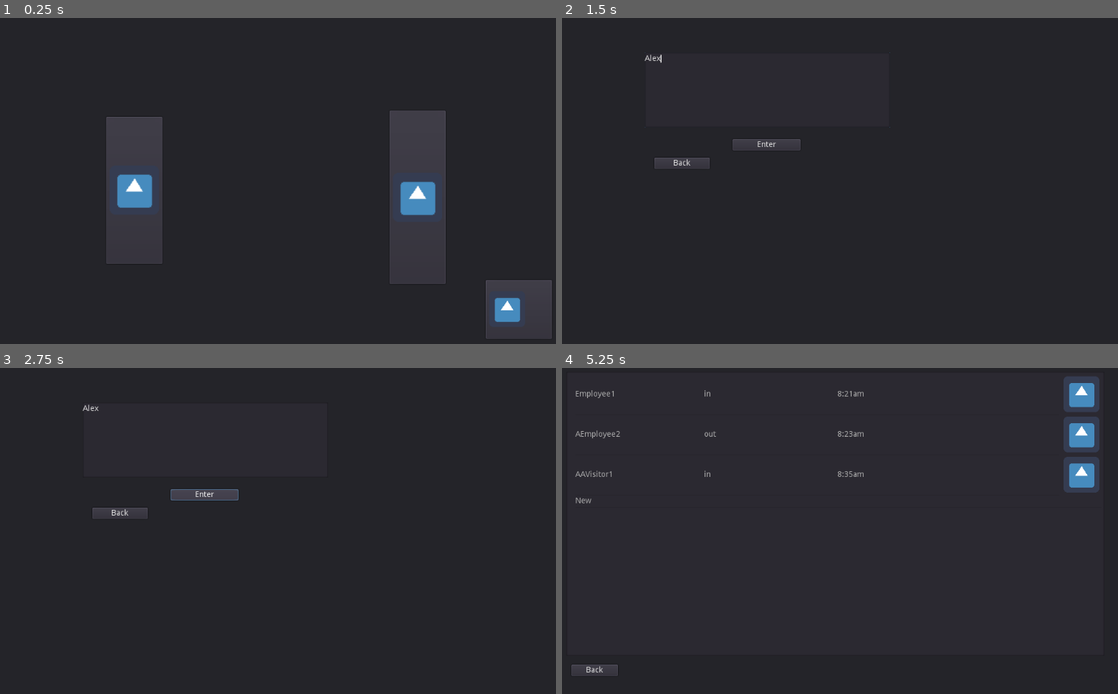
Above: before the commit, frames 1-4 (two rows, left to right).
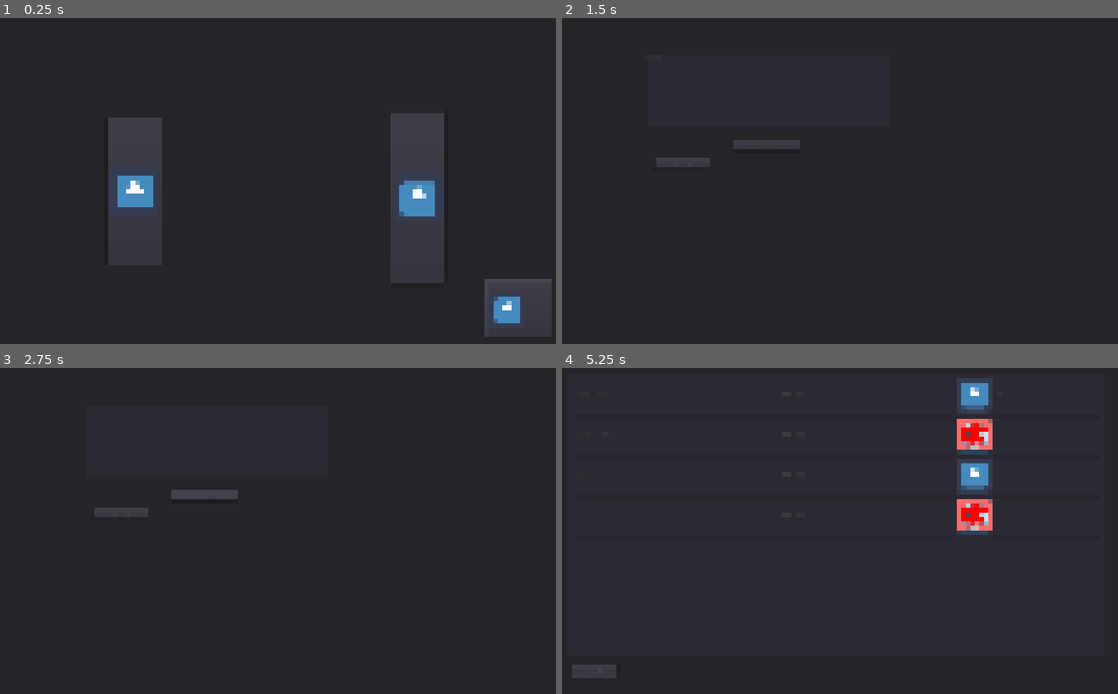
Above: after the commit, the same moments.

Repository: DevelopedAphid/WriggleIn
Game: Godot game, scene res://MainScreen.tscn
Two runs of this game, one before a commit and one after it. Both use one fixed random seed, a clock stepped at 60 frames per second and the inputs below. The engine's default icon, where the game draws it, is replaced by a stand-in: a white triangle on a blue panel in a dark square.
Inputs (mouse positions are in pixels of both pictures, inside the frame that each line leads up to):
- Up to frame 1 (0.25 s): no input
- Up to frame 2 (1.5 s): click (1079, 308) at 0.5 s; click (767, 89) at 1.27 s; type "Alex" at 1.35 s
- Up to frame 3 (2.75 s): click "Enter" at 2 s
- Up to frame 4 (5.25 s): click "Enter" at 2.75 s; click "Enter" at 3.5 s; click "Back" at 4.25 s; click (695, 540) at 5 s

The runs differ from the first frame. In frame 1, 1.0% of the frame differs, in the area x 19-100%, y 28-99%; in frame 2, 0.2%; in frame 3, 0.2%; in frame 4, 5.3%, in the area x 1-97%, y 2-96%.
Error before the commit: Invalid get index 'Status' (on base: 'Dictionary'). (res://EmployeeTree.gd:14)

Commit message:
Swapping statuses and adding people
- in/out buttons now change person status and button colour depending on new status
- time in/out is logged
- adding new person adds them to the list
- text clears after adding a person
- only one line allowed when adding person name

Diff:
--- a/AdminPanel.gd
+++ b/AdminPanel.gd
@@ -9,5 +9,10 @@
 
 
 func _on_EnterButton_button_up():
-	#TODO: new function: Global.add_new_person(person info)
-	Global.add_new_person("New", "Employee")
+	var text_box = get_node("NameTextEdit")
+	var person_name = text_box.text
+
+	if person_name != "" && text_box.get_line_count() == 1:
+		Global.add_new_person(person_name, "Employee")
+
+	text_box.text = ""
--- a/EmployeeTree.gd
+++ b/EmployeeTree.gd
@@ -1,25 +1,55 @@
 extends Tree
 
+var tree: Tree = self
+
 func _ready():
-	var tree: Tree = self
 	tree.select_mode = 1
 	tree.hide_root = true
+	tree.columns = 5
 
 	#Tree needs a root otherwise first TreeItem added becomes the root by default
 	var _root: TreeItem = tree.create_item()
+
+	Global.connect("person_added", self, "_on_Global_person_added")
 
 	for n in Global.person_dict.size():
 		var current_tree_item: TreeItem = tree.create_item()
 		current_tree_item.set_text(0,Global.person_dict[n].Name)
 		current_tree_item.set_text(1,Global.person_dict[n].Status)
 		current_tree_item.set_text(2,Global.person_dict[n].Time_status_changed)
-		current_tree_item.add_button(3, load("res://icon.png"))
-
+		if Global.person_dict[n].Status == "in":
+			current_tree_item.add_button(3, load("res://icon.png"))
+		elif Global.person_dict[n].Status == "out":
+			current_tree_item.add_button(3, load("res://icon_red.png"))
+		current_tree_item.set_text(4, str(Global.person_dict[n].ID))
 
 	print(tree.get_root())
 
 
 func _on_EmployeeTree_button_pressed(item, column, id):
-	item.set_button(column, id, load("res://icon_red.png"))
-	print(item)
-	#TODO: sets in/out status with Global func - and icon status determined by in/out status
+	var person_id = int(item.get_text(4))
+	var new_status = Global.change_person_status(person_id)
+
+	item.set_text(1,new_status)
+	item.set_text(2,Global.person_dict[person_id].Time_status_changed)
+
+	if new_status == "in":
+		item.set_button(column, id, load("res://icon.png"))
+	elif new_status == "out":
+		item.set_button(column, id, load("res://icon_red.png"))
+
+
+func _on_Global_person_added():
+	_update_tree()
+
+func _update_tree():
+		for n in Global.person_dict.size():
+			var current_tree_item: TreeItem = tree.create_item()
+			current_tree_item.set_text(0,Global.person_dict[n].Name)
+			current_tree_item.set_text(1,Global.person_dict[n].Status)
+			current_tree_item.set_text(2,Global.person_dict[n].Time_status_changed)
+			if Global.person_dict[n].Status == "in":
+				current_tree_item.add_button(3, load("res://icon.png"))
+			elif Global.person_dict[n].Status == "out":
+				current_tree_item.add_button(3, load("res://icon_red.png"))
+			current_tree_item.set_text(4, str(Global.person_dict[n].ID))
--- a/Global.gd
+++ b/Global.gd
@@ -1,26 +1,31 @@
 extends Node
+
+signal person_added
 
 var person_dict = [{
 		"Name": "Employee1",
 		"Status": "in",
-		"Time_status_changed": "8:21am",
+		"Time_status_changed": "00:00",
 		"Type": "Employee"
 	},
 	{
 		"Name": "AEmployee2",
 		"Status": "out",
-		"Time_status_changed": "8:23am",
+		"Time_status_changed": "00:00",
 		"Type": "Employee"
 	},
 	{
 		"Name": "AAVisitor1",
 		"Status": "in",
-		"Time_status_changed": "8:35am",
+		"Time_status_changed": "00:00",
 		"Type": "Visitor"
 	}
 ]
 
 func _ready():
+	#low processor usage mode refreshes screen only when needed
+	OS.low_processor_usage_mode = true
+
 	#TODO sort the dictionary alphabetically by name
 	#TODO stick this all in a sort function once sorting!
 
@@ -34,9 +39,22 @@
 	print(person_dict)
 
 func add_new_person(Name: String, Type: String):
-	var new_person_dict = {"Name": Name, "Type": Type}
-	print(new_person_dict)
+	var new_person_dict = {"Name": Name, "Type": Type, "Status": "out", "Time_status_changed": "00:00"}
 	person_dict.append(new_person_dict)
 	assign_id_numbers()
-	print(person_dict)
-	pass
+
+	emit_signal("person_added")
+
+func change_person_status(ID_Number: int) -> String:
+	var current_status = person_dict[ID_Number].Status
+	if current_status == "in":
+		current_status = "out"
+	elif current_status == "out":
+		current_status = "in"
+
+	person_dict[ID_Number].Status = current_status
+
+	var time = "%02d:%02d" % [OS.get_datetime().hour, OS.get_datetime().minute]
+	person_dict[ID_Number].Time_status_changed = time
+
+	return current_status
